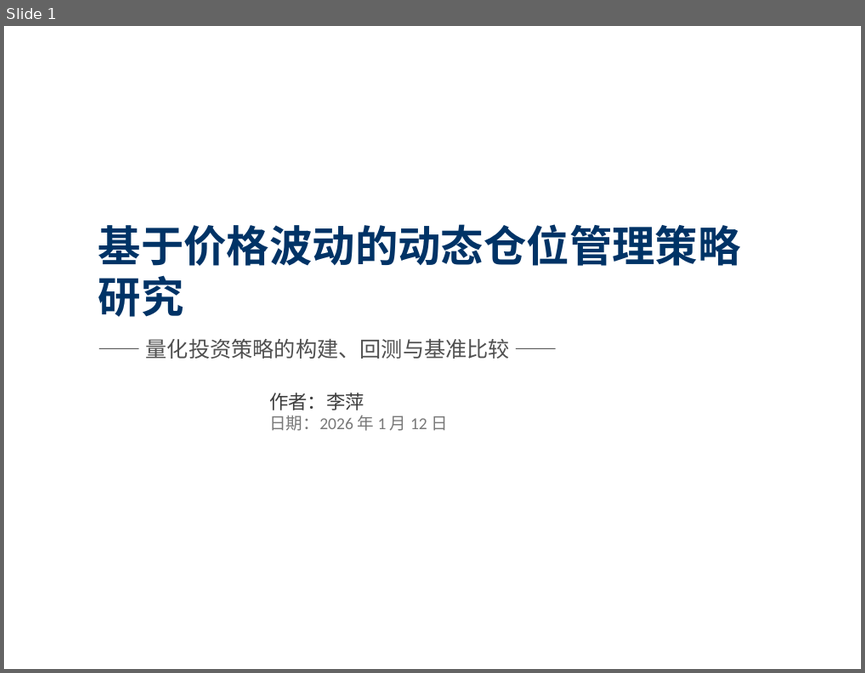
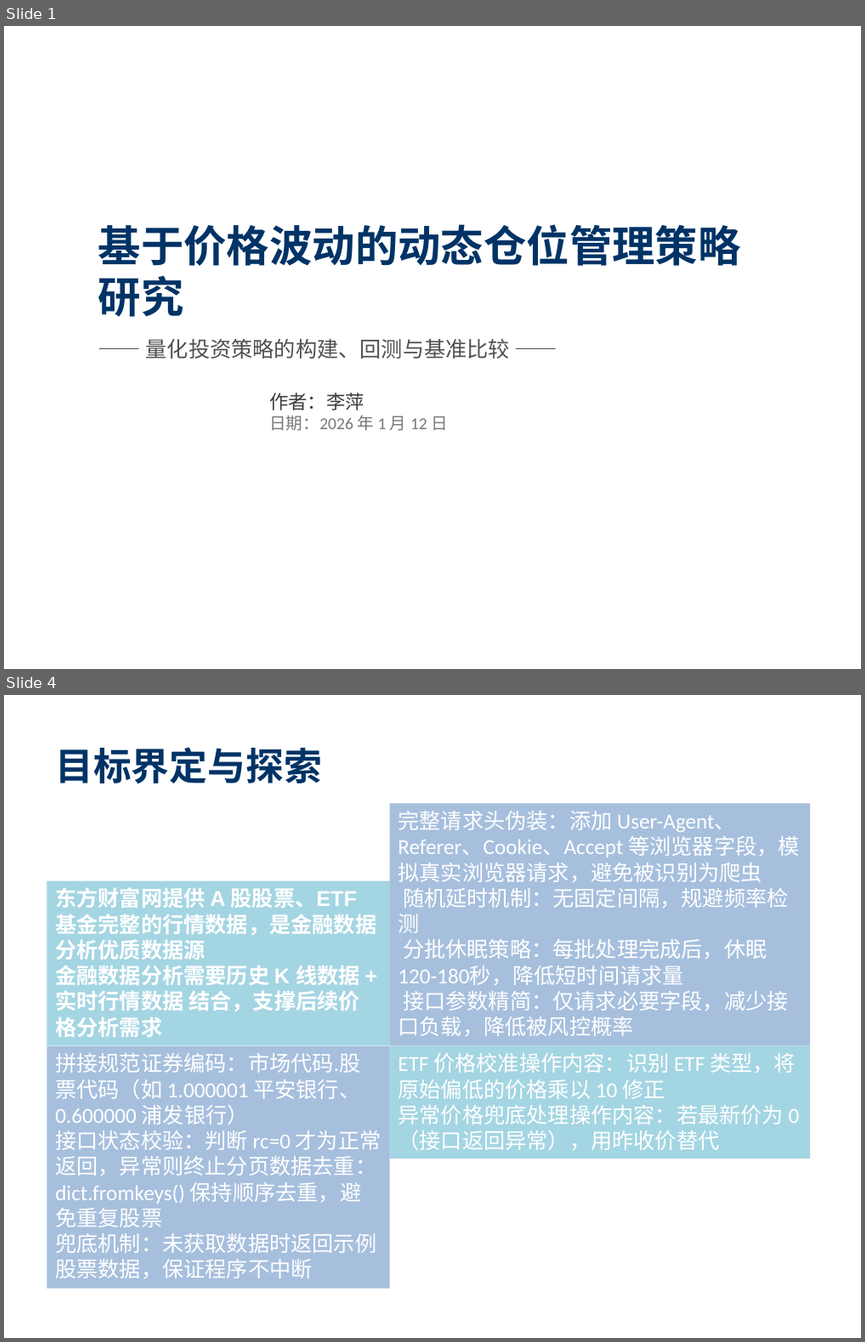
Before and after one commit to pingli-ppt/Intro_to_Dase_Liping, a slide deck: 大作业李萍10245501424/quant_strategy_ppt.pptx. Shown one above the other, each under a label of ours: slide 1 before the commit, slides 1 and 4 after it; the slides between them are not shown. The pictures are 865x673 and 865x1342 pixels, drawn with LibreOffice and Linux fonts; fonts in the diff are those of the drawing. Boxes give left, top, right and bottom in pixels: in the first picture for what was removed or moved away, otherwise in the second. Text is boxed around its words. In the diff, an @@ line names an element or a change of style, - is before the commit and + after.

```diff
--- a/大作业李萍10245501424/quant_strategy_ppt.pptx
+++ b/大作业李萍10245501424/quant_strategy_ppt.pptx
@@ slide 4 added at (4,695,861,1338), background #FFFFFF @@
@@ text added at (55,747,322,783), 32 pt, text #003366, bold @@
+目标界定与探索
@@ rectangle added at (390,803,811,1045), fill #4F81BD at 50% opacity, 18 pt, text #FFFFFF @@
+完整请求头伪装：添加 User-Agent、Referer、Cookie、Accept 等浏览器字段，模拟真实浏览器请求，避免被识别为爬虫
+随机延时机制：无固定间隔，规避频率检测
+分批休眠策略：每批处理完成后，休眠 120-180秒，降低短时间请求量
+接口参数精简：仅请求必要字段，减少接口负载，降低被风控概率
@@ rectangle added at (46,881,390,1045), fill #4BACC6 at 50% opacity, 18 pt, text #FFFFFF, bold @@
+东方财富网提供 A 股股票、ETF 基金完整的行情数据，是金融数据分析优质数据源
+金融数据分析需要历史 K 线数据 + 实时行情数据 结合，支撑后续价格分析需求
@@ rectangle added at (46,1045,390,1288), fill #4F81BD at 50% opacity, 18 pt, text #FFFFFF @@
+拼接规范证券编码：市场代码.股票代码（如 1.000001 平安银行、0.600000 浦发银行）
+接口状态校验：判断 rc=0 才为正常返回，异常则终止分页数据去重：dict.fromkeys() 保持顺序去重，避免重复股票
+兜底机制：未获取数据时返回示例股票数据，保证程序不中断
@@ rectangle added at (390,1045,811,1157), fill #4BACC6 at 50% opacity, 18 pt, text #FFFFFF @@
+ETF 价格校准操作内容：识别 ETF 类型，将原始偏低的价格乘以 10 修正
+异常价格兜底处理操作内容：若最新价为 0（接口返回异常），用昨收价替代
```
Also in this commit, not shown: 3 slides changed, 2 other slides added, 1 slide removed, 4 other files.
